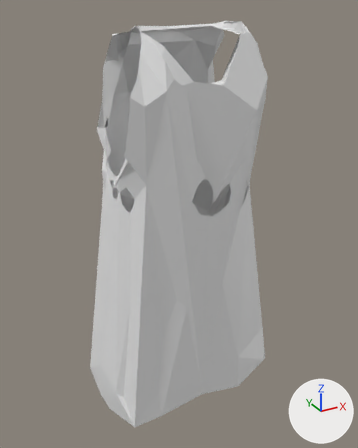
One commit to the glTF model maybraid/assets/characters/clothes/body/tuberwaber_body/long_dress.glb: the scene before it, then after it.
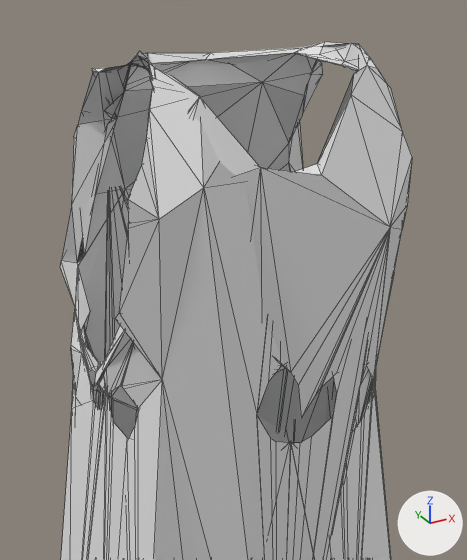
There are two pictures of each version: one whole from a 50 mm camera at (-0.993, -1.759, 0.945) aimed at (0.007, 0.058, 0.037), one close up on the part from 19% to 82% of the width and 0% to 61% of the height. Every picture has the same lights, and +X, +Y and +Z are marked at lower right. The first two pictures are the older version. The close-ups show mesh edges as thin lines. Vertices at exactly the same position are counted once.

Objects in the first close-up: 'LongDress'.
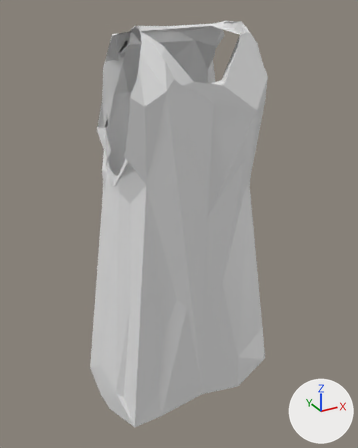
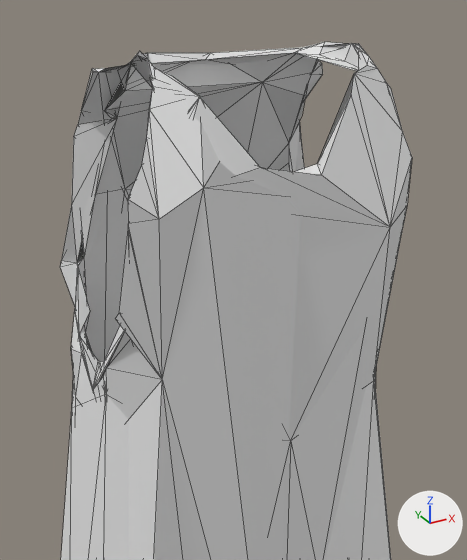
Boxes (x1, y1, x2, y2) around the edits, measured in the close-ups (467 x 560 px):
part 1 of me_longdress_002, reshaped: before (70, 167, 391, 560)

Patch to the scene script:
```diff
--- a/maybraid/assets/characters/clothes/body/tuberwaber_body/long_dress.glb.py
+++ b/maybraid/assets/characters/clothes/body/tuberwaber_body/long_dress.glb.py
@@ me_longdress_002 @@
 # used by ob_longdress; location = (0.0, 0.0, 0.0)
-me_longdress_002.from_pydata(...)  # 570 vertices, 1001 faces; spans x -0.45..0.46, y -0.24..0.38, z -0.77..0.89
+me_longdress_002.from_pydata(...)  # 218 vertices, 443 faces; spans x -0.45..0.46, y -0.24..0.38, z -0.77..0.89
+# me_longdress_002 part 1: 1 vertex moved within x 0.31, y 0.01, z 0.3; 323 vertices removed from x -0.34..0.35, y -0.21..0.21, z -0.46..0.41
+# other edits to the shape of me_longdress_002 do not show in these pictures
```
